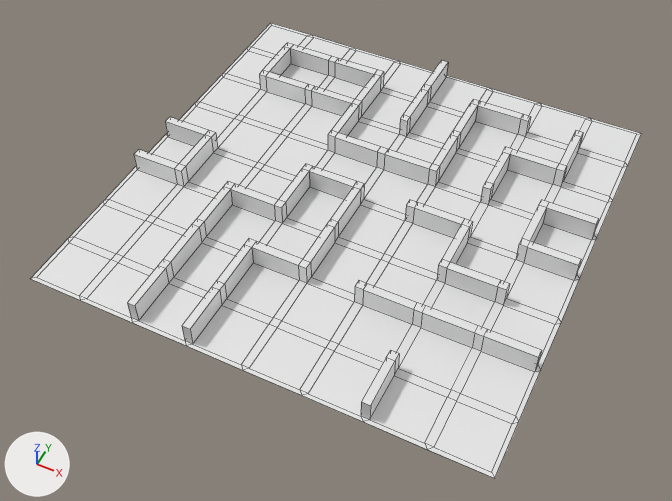
The FBX model AINT254/Assets/Models/LevelNoPitsOrColours.FBX: old version first, new version second.
The view is the same before and after, from a 50 mm lens placed at (3.33, -7.25, 8.01), pointed at (-0.04, -0.52, -0.4). Every picture has the same lights, and +X, +Y and +Z are marked at lower left. Mesh edges are drawn as thin lines. Where no turn or scale is listed for an object, it has been applied to the vertices.

Objects in the first picture: 'FloorThree', 'InnerWallsLevel2'.
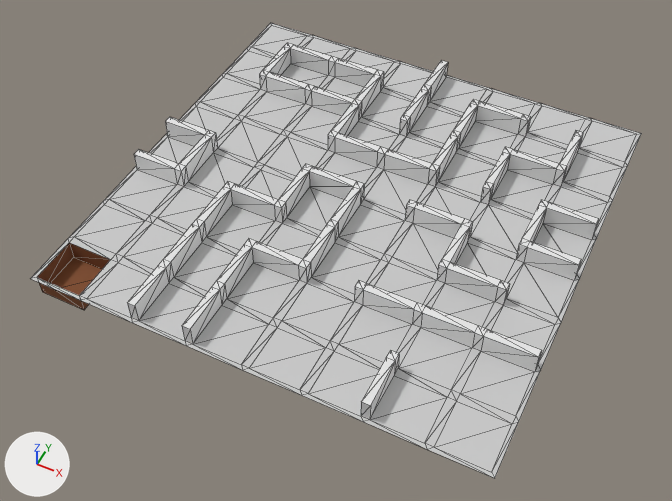
The change in detail:
Material 'Wood' (mat_wood) is new.
Its base color is (0.227, 0.0745, 0.0235) (brown #834d2a).
Its roughness is 0.859.
Material 'Material #142' (mat_material__142) is new.
Its base color is (0.588, 0.588, 0.588) (light grey #cacaca).
Its roughness is 0.859.
me_mesh is used by ob_floorthree; location (0.0, 0.0, 0.0).
me_mesh had 288 vertices, 204 faces and spanned x -2.75..2.75, y -2.75..2.75, z 0.0.
me_mesh now has 292 vertices, 388 faces and spans x -2.75..2.75, y -2.75..2.75, z -0.26..0.0.
Part 1, on me_mesh:
176 faces are deleted.
4 vertices are added at (-2.7, -2.12, -0.26), (-2.7, -2.7, -0.26), (-2.12, -2.7, -0.26), (-2.12, -2.12, -0.26).
10 new faces join them, mat_wood (brown #834d2a).
350 new faces join them, mat_material__142 (light grey #cacaca).
me_mesh part 2: 28 faces spanning x -2.75..2.75, y -2.75..2.75, z 0.0 switch from no material to mat_material__142 (light grey #cacaca).
me_mesh now uses material mat_wood (brown #834d2a).

Pixel boxes (x1, y1, x2, y2) of what changed, in the pictures (672 x 501 px):
part 1 of me_mesh, built on
    both: (31, 23, 642, 478)
part 2 of me_mesh, recoloured (white to grey)
    both: (68, 35, 627, 449)
